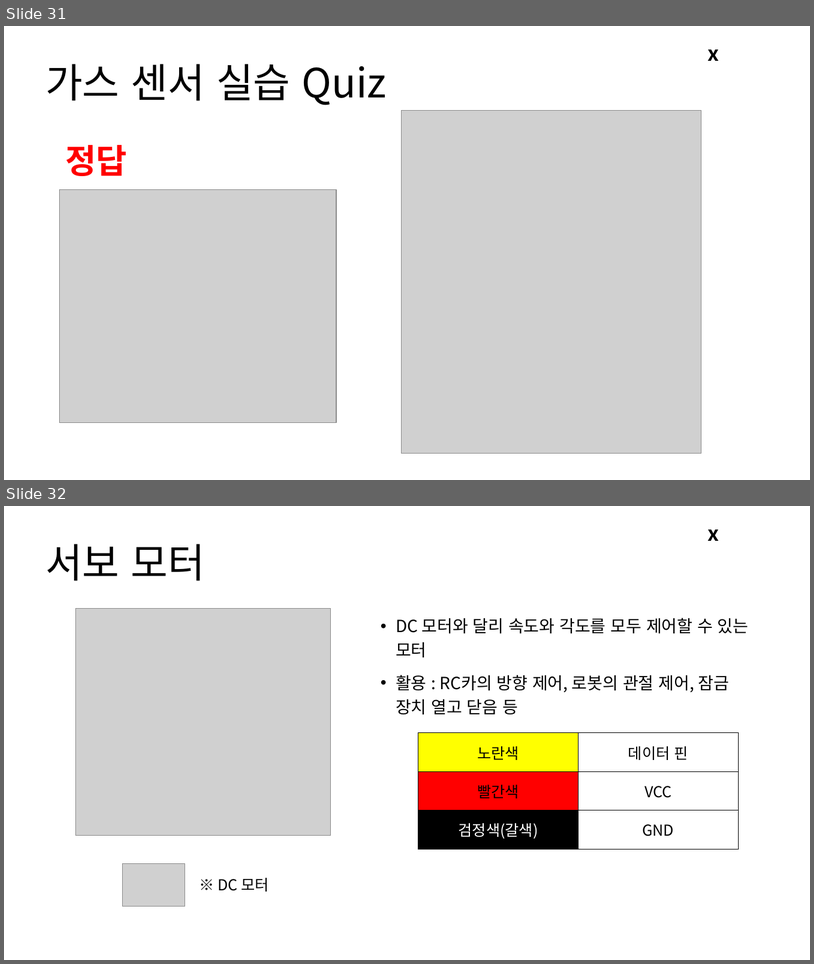
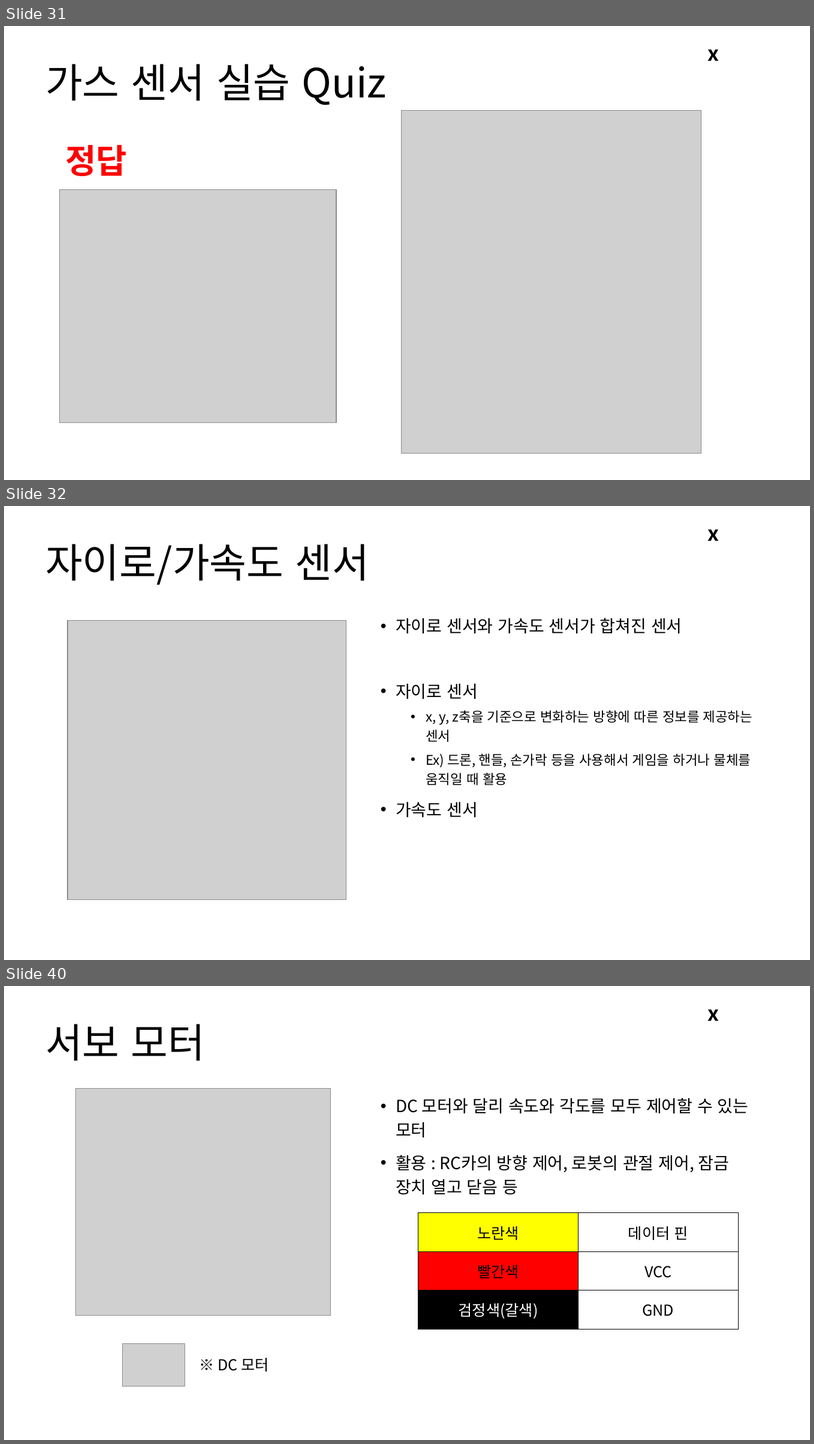
Before and after one commit to Leader-Lesson/KDT_RE_3rd, a slide deck: material/Arduino/03_아두이노 활용하기 2.pptx. Shown one above the other, each under a label of ours: slides 31 and 32 before the commit, slides 31, 32 and 40 after it; the slides between them are not shown. The pictures are 814x964 and 814x1444 pixels, drawn with LibreOffice and Linux fonts; fonts in the diff are those of the drawing; grey boxes stand for pictures; background and template pictures are left out. Boxes give left, top, right and bottom in pixels: in the first picture for what was removed or moved away, otherwise in the second. Text is boxed around its words. In the diff, an @@ line names an element or a change of style, - is before the commit and + after.

```diff
--- a/material/Arduino/03_아두이노 활용하기 2.pptx
+++ b/material/Arduino/03_아두이노 활용하기 2.pptx
@@ slide 32 added at (4,506,810,960), background #FFFFFF; not listed: 1 template element that a slide beside it also shows @@
@@ title added at (45,544,369,585), 48 pt, text #000000 @@
+자이로/가속도 센서
@@ picture added at (68,621,347,899) @@
@@ text added at (396,618,753,817), 16 pt, text #000000 @@
+• 자이로 센서와 가속도 센서가 합쳐진 센서
+• 자이로 센서
+  • x, y, z축을 기준으로 변화하는 방향에 따른 정보를 제공하는 센서
+  • Ex) 드론, 핸들, 손가락 등을 사용해서 게임을 하거나 물체를 움직일 때 활용
+• 가속도 센서
@@ what was slide 32 is now slide 40 @@
```
Also in this commit, not shown: 7 other slides added, 2 other files.
